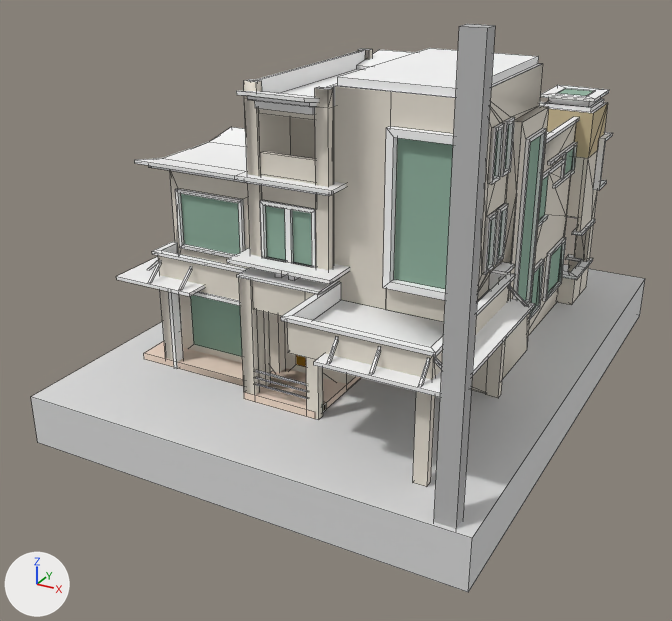
Before and after pictures for a commit that changed the OBJ model Assets/bungalow/bungalow.obj.
The view is the same before and after, from a camera (50 mm lens) standing at (3.16, -6.13, 3.58) and looking at (0.01, -0.4, 0.71). The axes (+X, +Y, +Z) are drawn at lower left. The lights are the same throughout. Mesh edges are drawn as thin lines. Where no turn or scale is listed for an object, it has been applied to the vertices. Vertices at the same position are counted once.

Script lines for the objects in view, before the commit:
```python
me_bungalow = bpy.data.meshes.new('bungalow')
me_bungalow.from_pydata(...)  # 1594 vertices, 1372 faces; spans x -1.51..1.8, y -2.11..2.28, z 0.0..3.07
me_bungalow.materials.append(mat_initialshadinggroup)  # grey #bcbcbc
me_bungalow.materials.append(mat_bg4_objcornice)  # white #ffffff
me_bungalow.materials.append(mat_bg4_objrailing)  # white #ffffff
me_bungalow.materials.append(mat_bg4_objfloor)  # white #f7e2d1
me_bungalow.materials.append(mat_bg4_objwall)  # white #ede7db
me_bungalow.materials.append(mat_bg4_objglass)  # green #95b6a4
me_bungalow.materials.append(mat_bg4_objwall2)  # beige #d1c099
me_bungalow.materials.append(mat_bg4_objdoor)  # yellow #976c00
me_bungalow.materials.append(mat_bg4_objwater)  # grey #899093
me_bungalow.materials.append(mat_bg4_objbase)  # white #e5e5e5
ob_bungalow = bpy.data.objects.new('bungalow', me_bungalow)
ob_bungalow.location = (0.0, 0.0, 0.0)
```
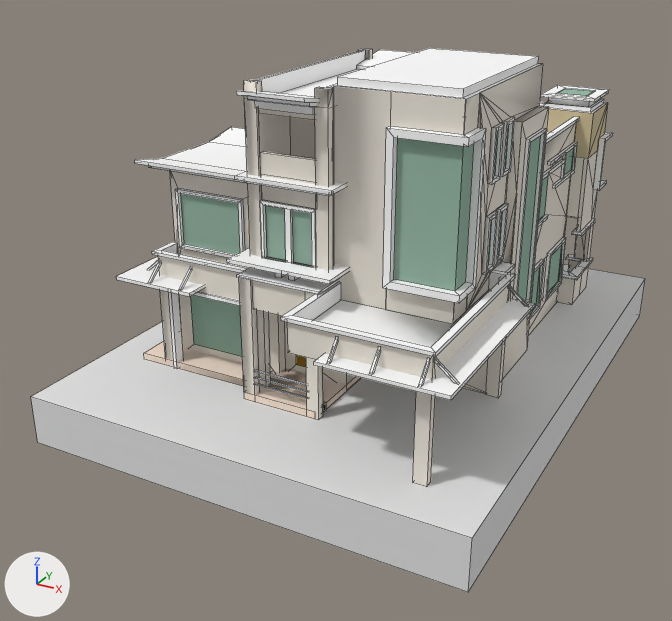
Boxes (x1, y1, x2, y2) around the edits, measured in the pictures (672 x 621 px):
'bungalow', reshaped
    before: (31, 24, 645, 592)
    after: (31, 48, 645, 592)
part 1 of me_bungalow, deleted
    before: (434, 24, 495, 529)

What the commit changed:
me_bungalow has 1594 vertices, 1372 faces and spans x -1.51..1.8, y -2.11..2.28, z 0.0..3.07.
me_bungalow is used by ob_bungalow; location (0.0, 0.0, 0.0).
me_bungalow no longer uses material mat_initialshadinggroup (grey #bcbcbc).
me_bungalow part 1: the loose piece of 8 vertices spanning x 1.55..1.69, y -2.07..-1.98, z 0.0..3.07 is deleted.
